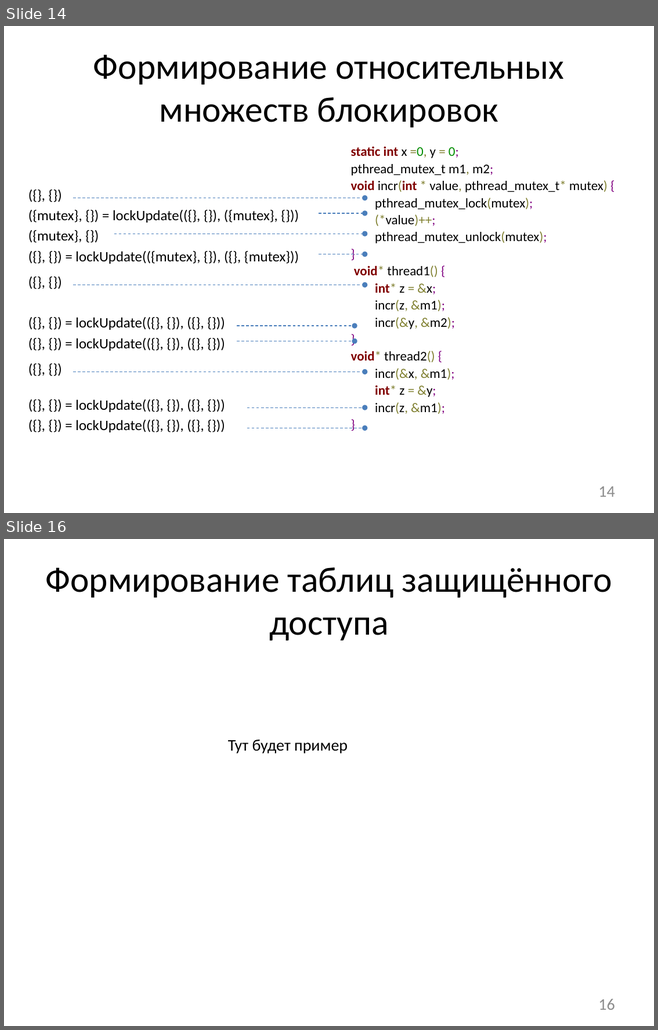
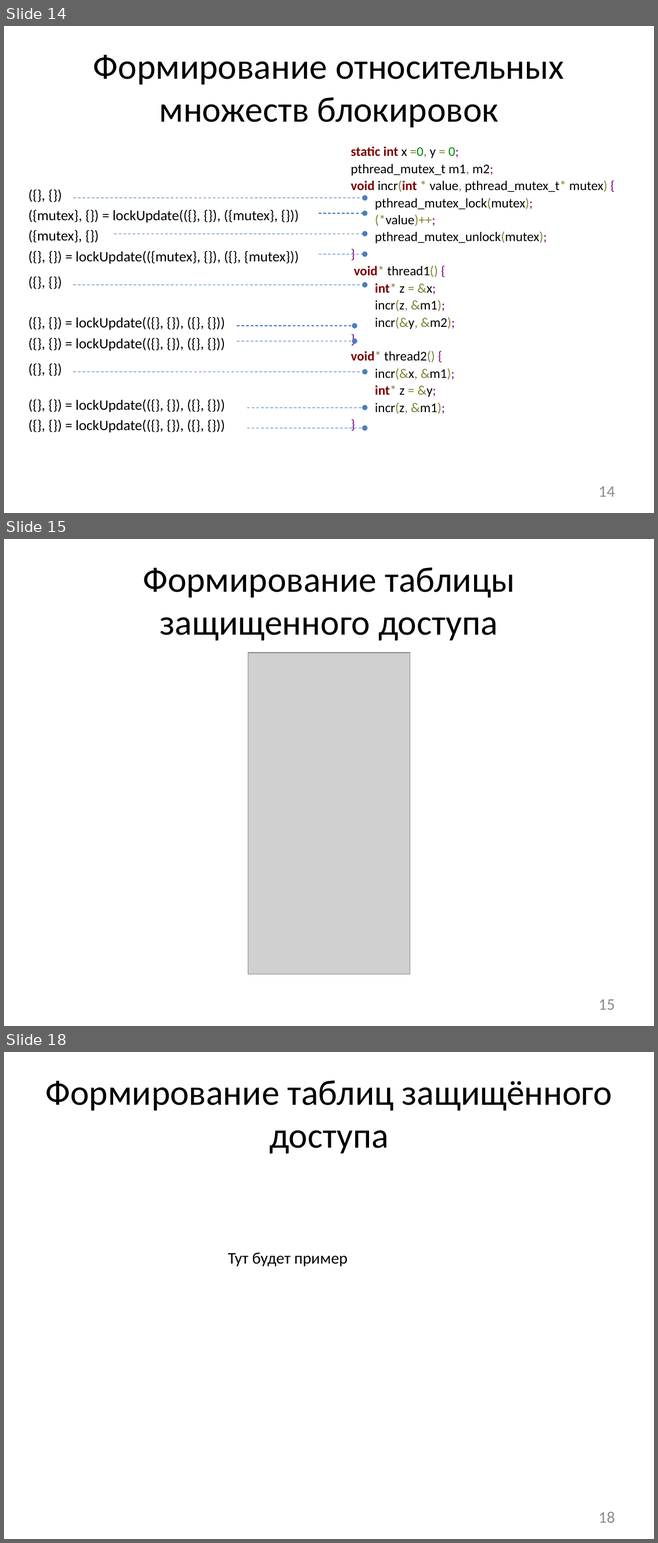
Before and after one commit to afrolovskiy/diplom, a slide deck: presentations/diplom/static race detection.pptx. Shown one above the other, each under a label of ours: slides 14 and 16 before the commit, slides 14, 15 and 18 after it; the slides between them are not shown. The pictures are 658x1030 and 658x1543 pixels, drawn with LibreOffice and Linux fonts; fonts in the diff are those of the drawing; grey boxes stand for pictures. Boxes give left, top, right and bottom in pixels: in the first picture for what was removed or moved away, otherwise in the second. Text is boxed around its words. In the diff, an @@ line names an element or a change of style, - is before the commit and + after.

```diff
--- a/presentations/diplom/static race detection.pptx
+++ b/presentations/diplom/static race detection.pptx
@@ slide 15 added at (x1=4, y1=539, x2=654, y2=1026), background #FFFFFF @@
@@ title added at (x1=143, y1=567, x2=514, y2=641), 39.6 pt, text #000000 @@
+Формирование таблицы защищенного доступа
@@ picture added at (x1=248, y1=653, x2=410, y2=974) @@
@@ page number added at (x1=598, y1=1000, x2=614, y2=1010), 18 pt, text #8C8C8C @@
+15
@@ what was slide 16 is now slide 18 @@
@@ page number at (x1=598, y1=1512, x2=614, y2=1523): text changed @@
-16
+18
```
Also in this commit, not shown: 2 slides changed, 1 other slide added.
